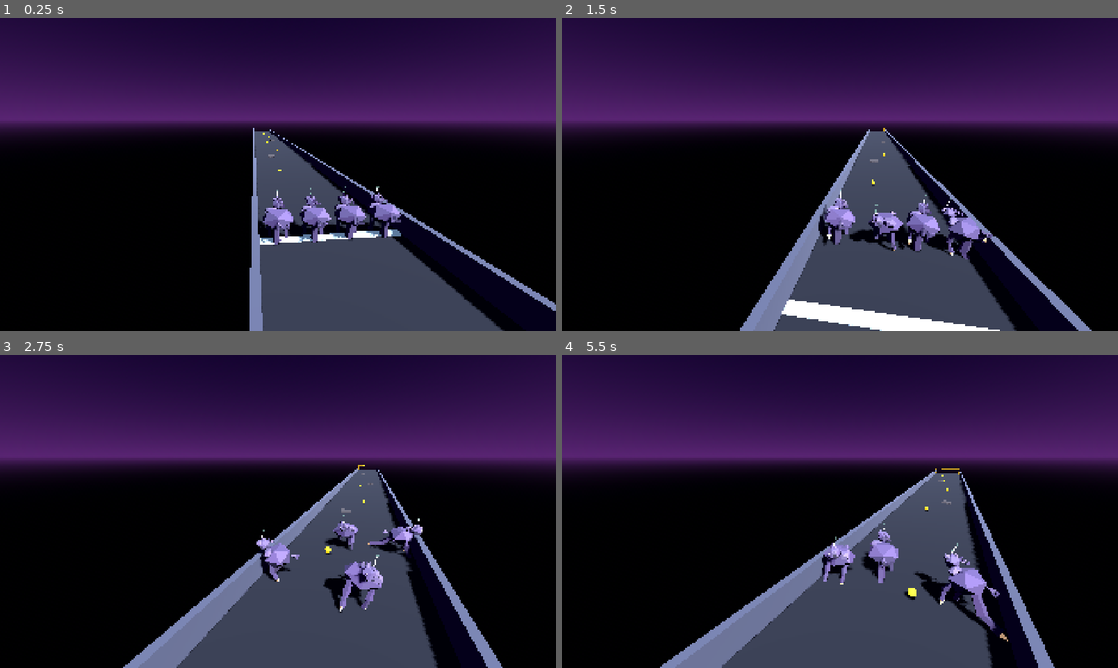
Above: before the commit, frames 1-4 (two rows, left to right).
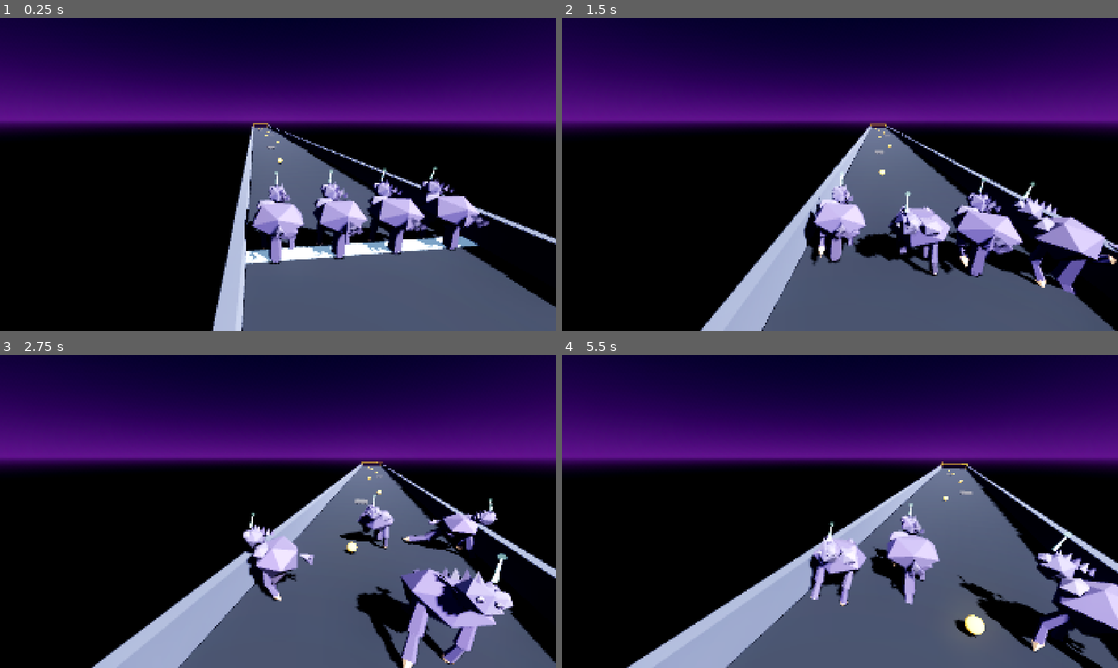
Above: after the commit, the same moments.

Repository: emilyvsemily/SpacePonies
Game: Godot game, scene res://scenes/Main.tscn
The game is run twice, just before and just after one commit, with the same random seed, the same clock (stepped at 60 frames per second) and the same inputs. This scene is started directly instead of the project's main scene.
Inputs:
- Up to frame 1 (0.25 s): no input
- Up to frame 2 (1.5 s): hold D (move_right) 0.53-1.28 s; tap E (ability) at 0.6, 1.35 s; tap Space (jump) at 0.77 s; hold S (move_back) from 1.28 s (still down)
- Up to frame 3 (2.75 s): tap Space (jump) at 1.52 s; release S (move_back) at 2.03 s; hold D (move_right) from 2.03 s (still down); tap E (ability) at 2.1 s
- Up to frame 4 (5.5 s): release D (move_right) at 2.78 s; hold W (move_forward) 2.78-3.53 s; tap E (ability) every 0.75 s from 2.85 to 5.1 s; tap Space (jump) at 3.02, 3.77, 4.52 s; hold A (move_left) 3.53-5.03 s; hold S (move_back) from 5.03 s (still down)

The runs differ from the first frame. In frame 1, 27% of the frame differs, in the area x 0-100%, y 28-100%; in frame 2, 24%; in frame 3, 28%; in frame 4, 32%.

Commit message:
Closer camera and better rendering fidelity
Camera: SpringArm3D distance/height cut by ~40% (spring_length
14.25 -> 8.5) so the pony fills more of the frame.

Rendering: the project had zero AA/post-processing configured, which
is rough on flat-shaded low-poly geometry (hard edges, no AA = very
jaggy). Added:
- MSAA 4x + FXAA (project-wide)
- ACES tonemapping instead of the default linear response
- SSAO for contact shadows/depth between the rig's facets
- Glow/bloom, so the horn crystal, flame accents, and exhaust
  particles' emissive materials actually glow instead of just being
  flat bright colors
- Slightly brighter ambient + key light energy, softer shadow blur

Verified headless: no errors, race completes normally.

Co-Authored-By: Claude Sonnet 5 <noreply@anthropic.com>

Diff:
--- a/project.godot
+++ b/project.godot
@@ -25,6 +25,11 @@
 window/size/mode=2
 window/stretch/mode="canvas_items"
 window/stretch/aspect="expand"
+
+[rendering]
+
+anti_aliasing/quality/msaa_3d=2
+anti_aliasing/quality/screen_space_aa=1
 
 [input]
 
--- a/scenes/Main.tscn
+++ b/scenes/Main.tscn
@@ -18,7 +18,15 @@
 background_mode = 2
 sky = SubResource("Sky_1")
 ambient_light_source = 3
-ambient_light_energy = 0.6
+ambient_light_energy = 0.8
+tonemap_mode = 3
+ssao_enabled = true
+ssao_intensity = 1.5
+glow_enabled = true
+glow_intensity = 0.9
+glow_strength = 1.1
+glow_bloom = 0.15
+glow_hdr_threshold = 1.0
 
 [node name="Main" type="Node3D"]
 script = ExtResource("3_race")
@@ -48,7 +56,9 @@
 
 [node name="DirectionalLight3D" type="DirectionalLight3D" parent="."]
 transform = Transform3D(0.707, -0.5, 0.5, 0, 0.707, 0.707, -0.707, -0.5, 0.5, 0, 10, 0)
+light_energy = 1.2
 shadow_enabled = true
+shadow_blur = 0.5
 
 [node name="WorldEnvironment" type="WorldEnvironment" parent="."]
 environment = SubResource("Environment_1")
--- a/scenes/pony/Pony.tscn
+++ b/scenes/pony/Pony.tscn
@@ -24,8 +24,8 @@
 emitting = false
 
 [node name="SpringArm3D" type="SpringArm3D" parent="."]
-transform = Transform3D(1, 0, 0, 0, 0.965926, 0.258819, 0, -0.258819, 0.965926, 0, 5.1, 3.3)
-spring_length = 14.25
+transform = Transform3D(1, 0, 0, 0, 0.965926, 0.258819, 0, -0.258819, 0.965926, 0, 3.1, 2.0)
+spring_length = 8.5
 
 [node name="Camera3D" type="Camera3D" parent="SpringArm3D"]
 
